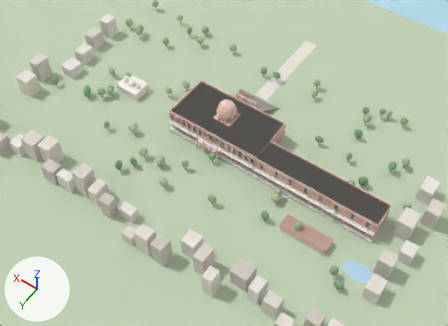
Renders of the glTF model public/models/ahsan-manzil-lod2.glb from each side of a commit.
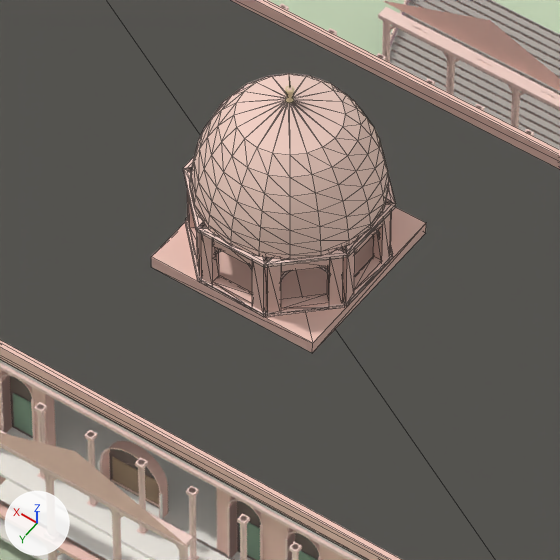
Each version is shown from a 50 mm lens placed at (-95.3, 184.9, 262.4), pointed at (24.9, 16.6, -2.0), then close up on the part from 44% to 57% of the width and 28% to 45% of the height. The axes (+X, +Y, +Z) are drawn at lower left. The lights are the same throughout. The older version's two pictures come first. The close-ups show mesh edges as thin lines. Vertices at exactly the same position are counted once.

In view in the first close-up: 'Dome', 'Dome_Drum', 'Parapet', 'Portico_N', 'Portico_S', 'Rangmahal_FF', 'Rangmahal_GF', 'RoofDeck', 'Site_Ground', 'Stair_S', 'Veranda_N' and 2 more.
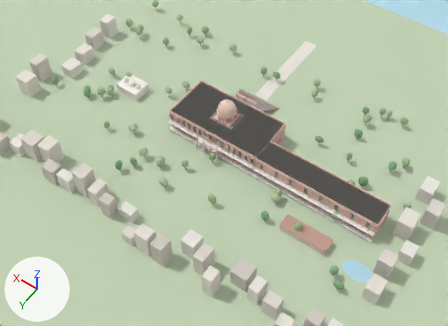
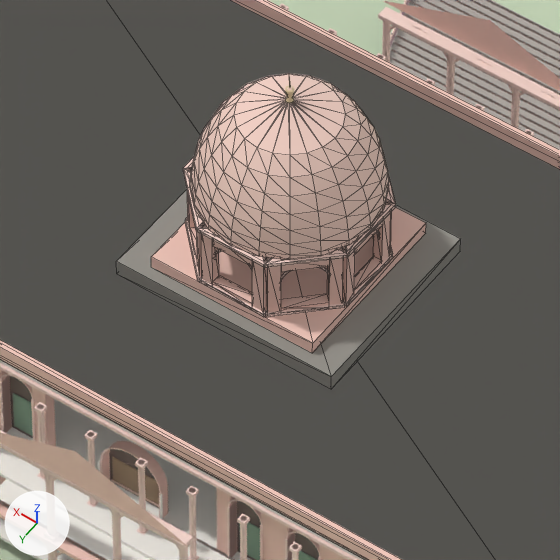
Where the change shows, as pixel boxes [x1, y1, x2, y2] in the close-ups (560 x 560 px):
'RoofDeck', reshaped
    before: [9, 364, 366, 560]
    after: [9, 190, 461, 560]
part 1 of me_roofdeck, added
    after: [116, 190, 461, 389]

The change, as a diff of the scene's bpy script:
```diff
--- a/public/models/ahsan-manzil-lod2.glb.py
+++ b/public/models/ahsan-manzil-lod2.glb.py
@@ me_roofdeck @@
 # used by ob_roofdeck; location = (0.0, 0.0, 0.0)
-me_roofdeck.from_pydata(...)  # 16 vertices, 24 faces; spans x -62.7..62.7, y -14.4..14.4, z 11.8..12.6
+me_roofdeck.from_pydata(...)  # 24 vertices, 36 faces; spans x -62.7..62.7, y -14.4..14.4, z 11.8..13.6
+# me_roofdeck part 1: a new loose piece, a box spanning x 27.8..41.8, y -6.0..6.0, z 12.6..13.6, in mat_heritage_vertex_colours
 me_roofdeck.materials.append(mat_heritage_vertex_colours)
```
